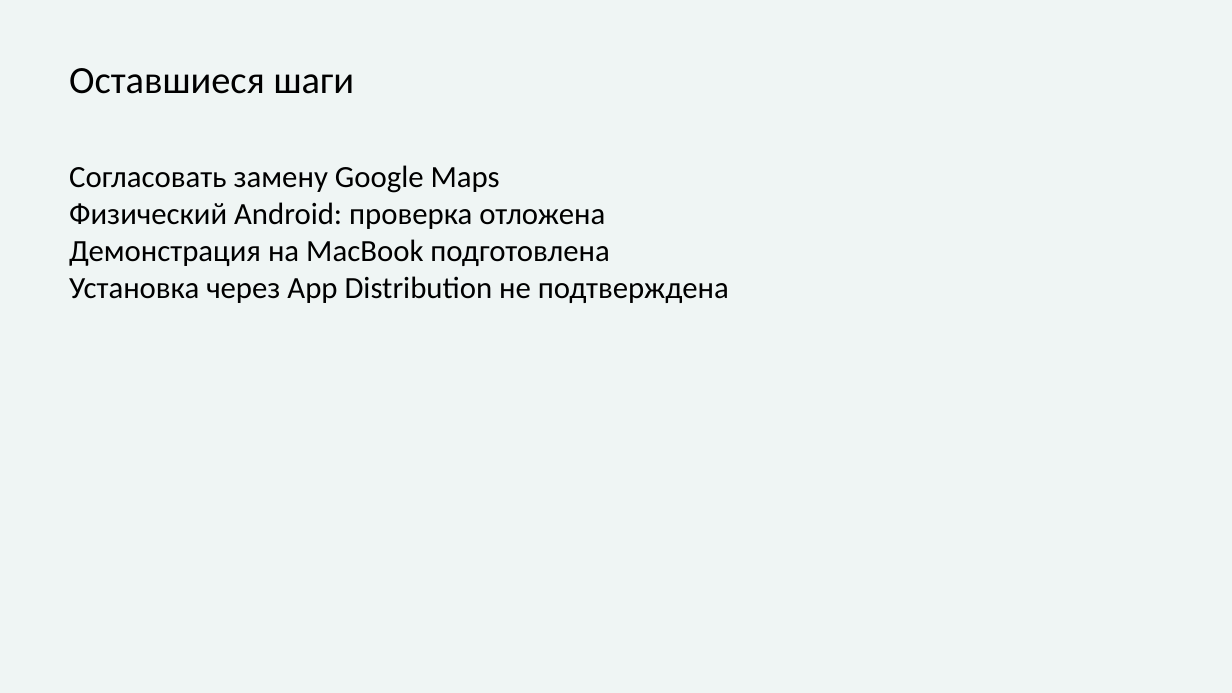
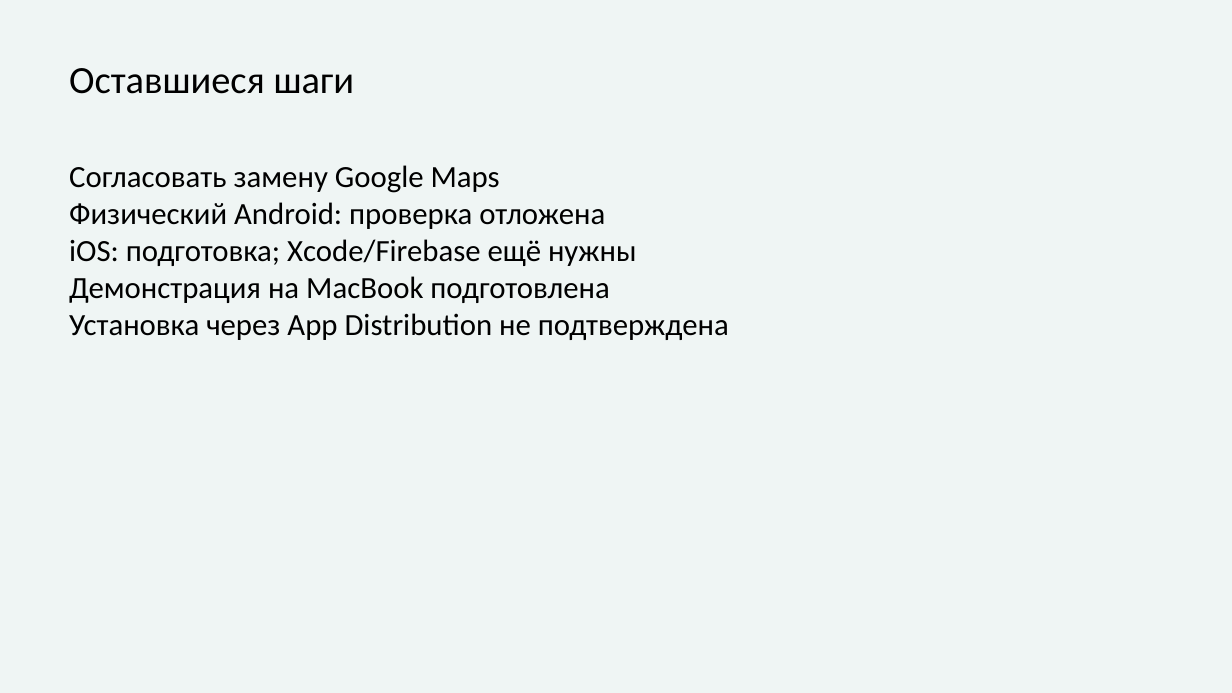
Before and after one commit to yerkesha-A/air-quality-monitor, a slide deck: slide 13 of docs/rk2/RK2_PRESENTATION.pptx. Drawn at 1232x693 pixels with LibreOffice and Linux fonts; fonts in the diff are those of the drawing. Boxes give left, top, right and bottom in pixels: in the first picture for what was removed or moved away, otherwise in the second. Text is boxed around its words. In the diff, an @@ line names an element or a change of style, - is before the commit and + after.

```diff
--- a/docs/rk2/RK2_PRESENTATION.pptx
+++ b/docs/rk2/RK2_PRESENTATION.pptx
@@ text at [69,239,637,266]: paragraph added @@
+iOS: подготовка; Xcode/Firebase ещё нужны
```
Also in this commit, not shown: 2 other slides changed, 49 other files.
